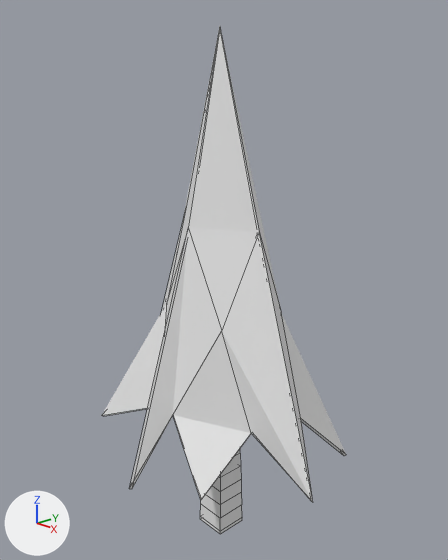
The Blender file Assets/Source/treeModel.blend: old version first, new version second.
The view is the same before and after, from a 50 mm camera at (9.96, -9.27, 10.66) aimed at (0.06, 0.04, 6.31). The axes (+X, +Y, +Z) are drawn at lower left. The lights are the same throughout. Mesh edges are drawn as thin lines.

Names of what the first picture shows: 'leaves', 'trunk'.
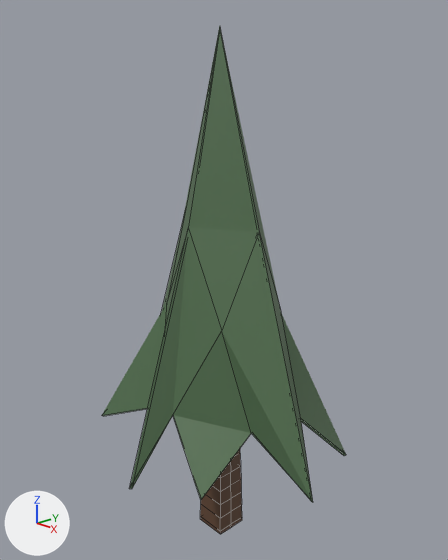
Edits to the scene script, one JSON object a line:
```json
{"op": "add", "block": "img_treemodeltexture_png", "code": ["img_treemodeltexture_png = load_image('treeModelTexture.png', '../Textures/treeModelTexture.png', 1024, 1024, 'sRGB')"]}
{"op": "add", "block": "mat_treetexture", "code": ["mat_treetexture = principled_material('treeTexture')", "mat_treetexture.texture = img_treemodeltexture_png"]}
{"block": "me_cube", "where": "# used by ob_trunk; location = (0.0, 0.0, 0.0)"}
{"op": "remove", "block": "me_cube", "code": "me_cube.from_pydata(...)  # 52 vertices, 50 faces; spans x -0.39..0.39, y -0.39..0.39, z -0.29..3.74"}
{"op": "add", "block": "me_cube", "code": "me_cube.from_pydata(...)  # 78 vertices, 76 faces; spans x -0.39..0.39, y -0.39..0.39, z -0.29..3.74"}
{"block": "me_cube", "change": "me_cube part 1"}
{"block": "me_cube", "change": "26 faces are deleted"}
{"block": "me_cube", "change": "26 vertices are added at x -0.39..0.39, y 0.0, z -0.29..3.74"}
{"block": "me_cube", "change": "52 new faces join them"}
{"block": "me_cube", "change": "me_cube part 2: 24 faces spanning x -0.39..0.39, y -0.39..0.39, z -0.29..3.74 switch from mat_material (white #e7e7e7) to mat_treetexture (picture img_treemodeltexture_png)"}
{"block": "me_plane", "where": "# used by ob_leaves; location = (0.0, 0.0, 0.0)"}
{"op": "remove", "block": "me_plane", "code": "me_plane.from_pydata(...)  # 50 vertices, 48 faces; spans x -3.26..3.57, y -2.87..2.6, z 2.11..11.73"}
{"op": "add", "block": "me_plane", "code": "me_plane.from_pydata(...)  # 62 vertices, 48 faces, 10 loose edges; spans x -3.26..3.57, y -2.87..2.6, z 2.11..11.73"}
{"block": "me_plane", "change": "me_plane part 3: 48 faces spanning x -3.26..3.57, y -2.87..2.6, z 2.11..11.73 switch from no material to mat_treetexture (picture img_treemodeltexture_png)"}
```

What differs and where, as boxes (x1, y1, x2, y2) in the pictures (448 x 560 px):
```json
{"part": 1, "of": "me_cube", "change": "built on", "before": [220, 449, 242, 534], "after": [220, 449, 242, 534]}
{"part": 2, "of": "me_cube", "change": "recoloured", "before": [200, 476, 220, 534], "after": [200, 476, 220, 534], "on screen": "grey to brown"}
{"part": 3, "of": "me_plane", "change": "recoloured", "before": [102, 26, 346, 502], "after": [102, 26, 346, 502], "on screen": "white to green"}
```
